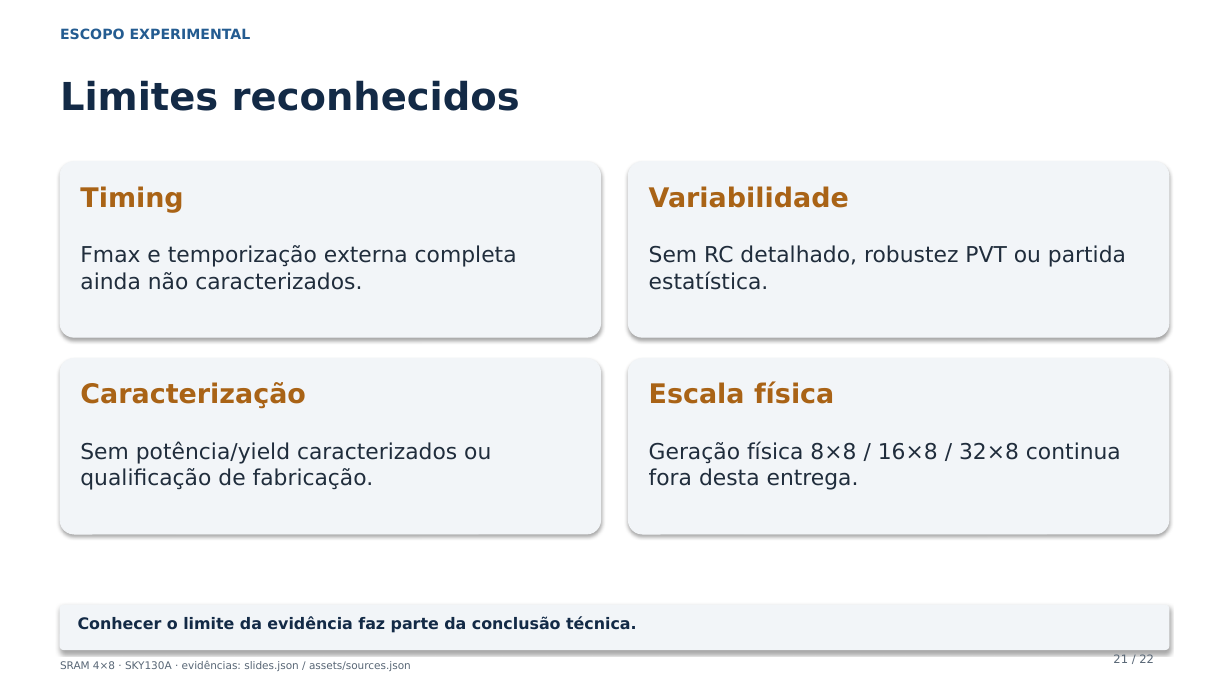
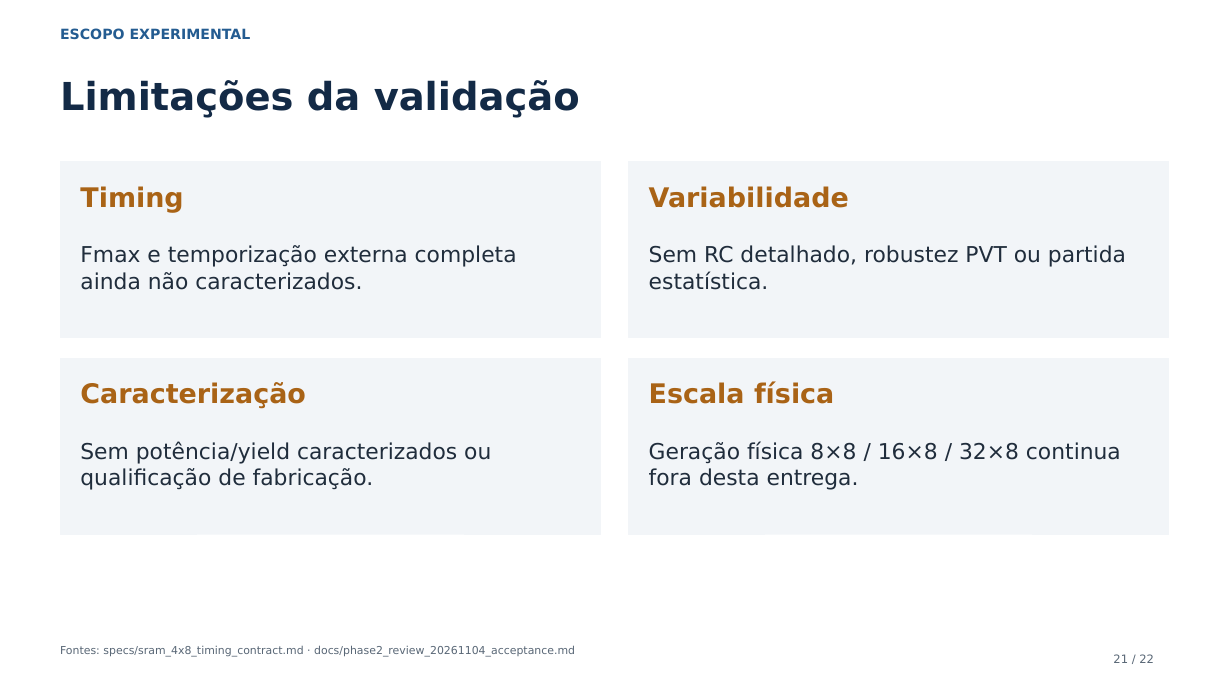
Before and after one commit to leofernandesc/Open-source-sram-memory-compiler, a slide deck: slide 21 of presentations/phase2/phase2_technical_review.pptx. Drawn at 1232x693 pixels with LibreOffice and Linux fonts; fonts in the diff are those of the drawing. Boxes give left, top, right and bottom in pixels: in the first picture for what was removed or moved away, otherwise in the second. Text is boxed around its words. In the diff, an @@ line names an element or a change of style, - is before the commit and + after.

Commit message:
docs(phase2): use descriptive academic presentation wording

```diff
--- a/presentations/phase2/phase2_technical_review.pptx
+++ b/presentations/phase2/phase2_technical_review.pptx
@@ text at <box>60,80,580,118</box>: text changed @@
-Limites reconhecidos
+Limitações da validação
@@ rounded rectangle to rectangle; shadow off in 4 elements at <box>60,162,601,337</box>, <box>628,162,1169,337</box>, <box>60,359,601,534</box>, <box>628,359,1169,534</box> @@
@@ rounded rectangle removed at <box>60,605,1169,650</box> @@
@@ text removed at <box>78,616,637,633</box> @@
-Conhecer o limite da evidência faz parte da conclusão técnica.
@@ text added at <box>60,646,575,657</box>, 8.5 pt, text #596776 @@
+Fontes: specs/sram_4x8_timing_contract.md · docs/phase2_review_20261104_acceptance.md
@@ text removed at <box>60,661,411,671</box> @@
-SRAM 4×8 · SKY130A · evidências: slides.json / assets/sources.json
```
Also in this commit, not shown: 21 other slides changed, 9 other files.
